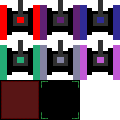
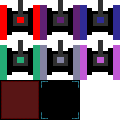
Layered file, before and after one edit (120x120). Changes by layer:
painted on "Layer #6" over [41, 81, 79, 119]
